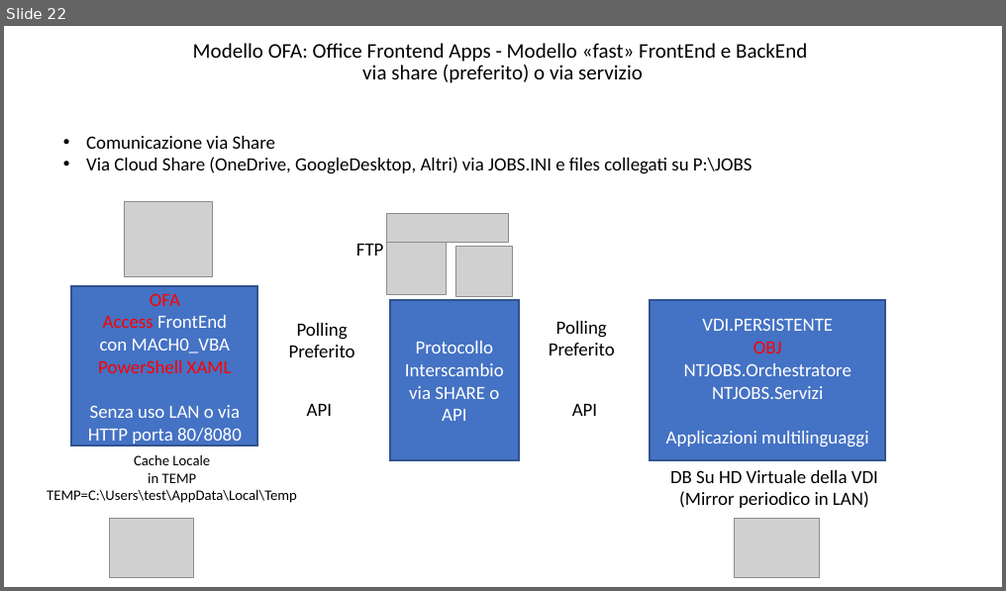
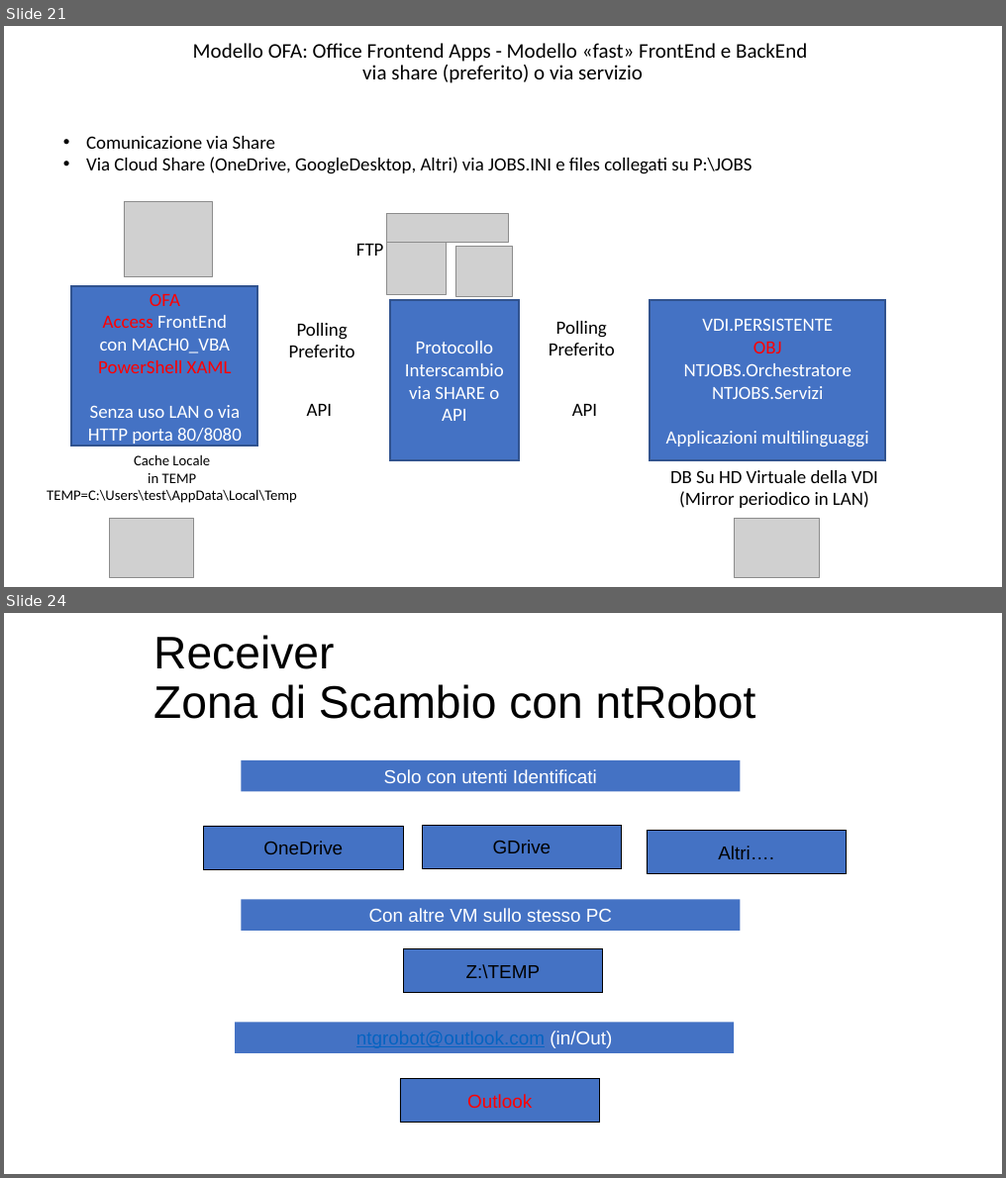
Before and after one commit to ntgcorp/ntJobsOS, a slide deck: ntjobs_white_paper_it.pptx. Shown one above the other, each under a label of ours: slide 22 before the commit, slides 21 and 24 after it; the slides between them are not shown. The pictures are 1006x591 and 1006x1178 pixels, drawn with LibreOffice and Linux fonts; fonts in the diff are those of the drawing; grey boxes stand for pictures. Boxes give left, top, right and bottom in pixels: in the first picture for what was removed or moved away, otherwise in the second. Text is boxed around its words. In the diff, an @@ line names an element or a change of style, - is before the commit and + after.

```diff
--- a/ntjobs_white_paper_it.pptx
+++ b/ntjobs_white_paper_it.pptx
@@ slide 24 added at (4,613,1002,1174), background #FFFFFF @@
@@ title added at (153,635,756,719), 44 pt, text #000000 @@
+Receiver
+Zona di Scambio con ntRobot
@@ rectangle added at (242,761,741,792), fill #4472C4, 18 pt, text #FFFFFF @@
+Solo con utenti Identificati
@@ rectangle added at (204,826,404,869), fill #4472C4, outline #000000 0.75 pt, 18 pt, text #000000 @@
+OneDrive
@@ rectangle added at (422,825,622,868), fill #4472C4, outline #000000 0.75 pt, 18 pt, text #000000 @@
+GDrive
@@ rectangle added at (647,830,846,873), fill #4472C4, outline #000000 0.75 pt, 18 pt, text #000000 @@
+Altri….
@@ rectangle added at (242,900,741,931), fill #4472C4, 18 pt, text #FFFFFF @@
+Con altre VM sullo stesso PC
@@ rectangle added at (403,950,603,992), fill #4472C4, outline #000000 0.75 pt, 18 pt, text #000000 @@
+Z:\TEMP
@@ rectangle added at (235,1023,734,1054), fill #4472C4, 18 pt, text #0563C1, underline @@
+ntgrobot@outlook.com (in/Out)
@@ rectangle added at (400,1079,600,1123), fill #4472C4, outline #000000 0.75 pt, 18 pt, text #FF0000 @@
+Outlook
@@ what was slide 22 is now slide 21 @@
```
Also in this commit, not shown: 12 slides changed, 15 other slides added, 1 slide removed, 8 other files.
